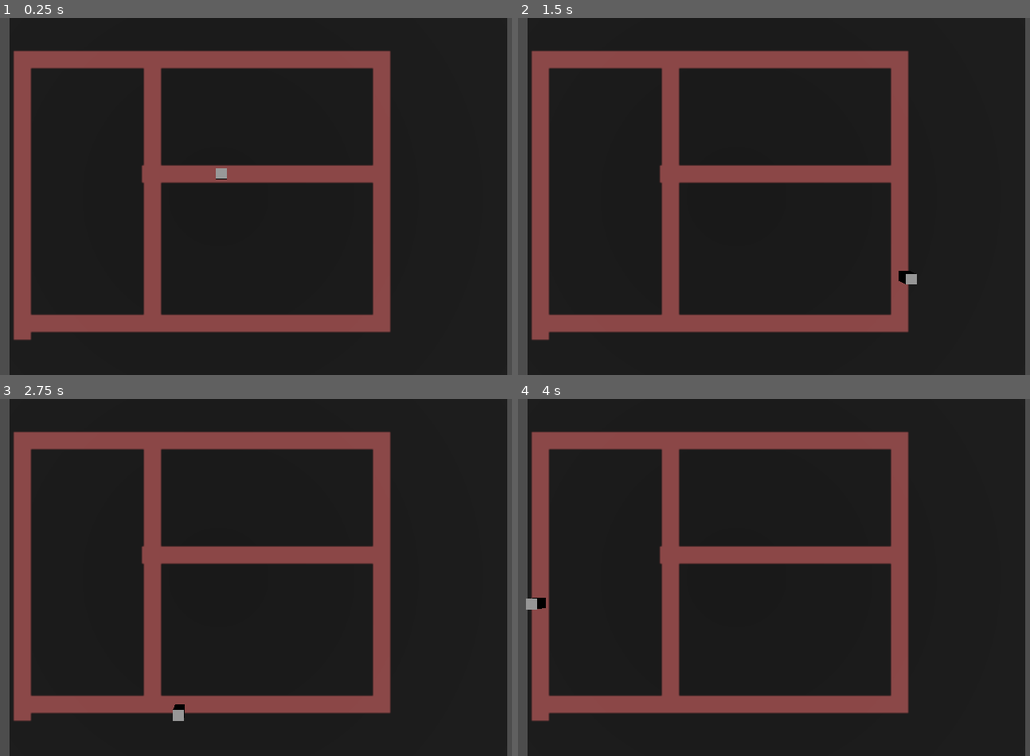
Above: before the commit, frames 1-4 (two rows, left to right).
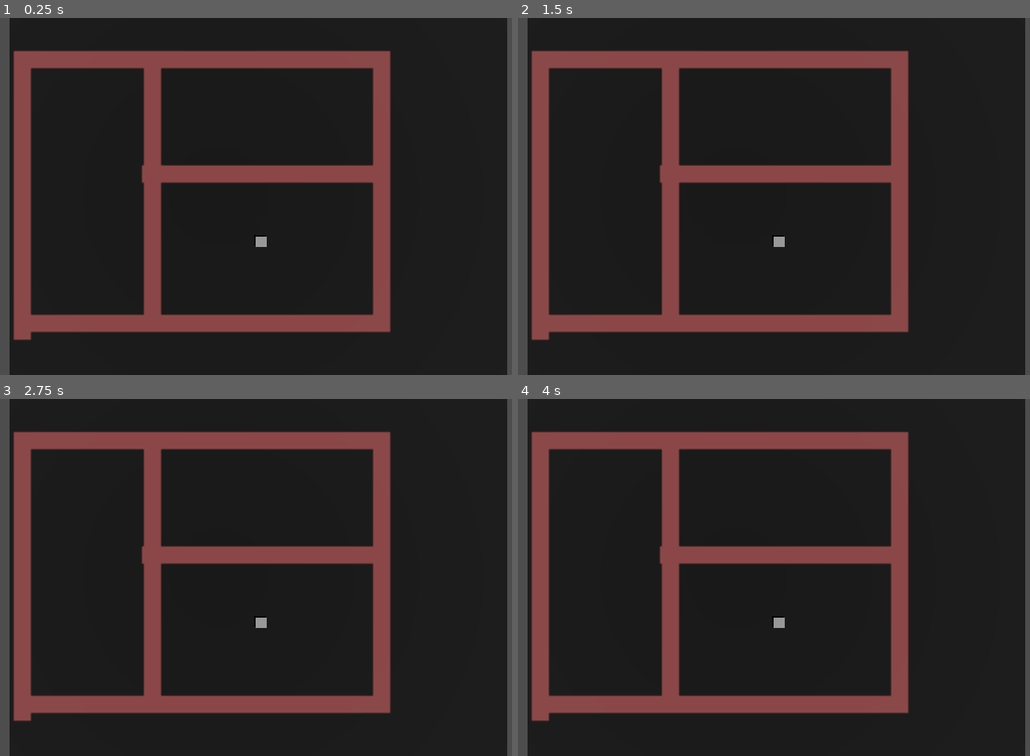
Above: after the commit, the same moments.

Repository: Frejbo/ATC-tower
Game: Godot game, scene res://airport.tscn
Two runs of this game, one before a commit and one after it. Both use one fixed random seed, a clock stepped at 60 frames per second and the inputs below.
Inputs:
- Up to frame 1 (0.25 s): no input
- Up to frame 2 (1.5 s): no input
- Up to frame 3 (2.75 s): no input
- Up to frame 4 (4 s): no input

The runs differ from the first frame. In frame 1, 0.1% of the frame differs, in the area x 42-53%, y 42-65%; in frame 2, 0.2%, in the area x 49-78%, y 60-75%; in frame 3, 0.2%; in frame 4, 0.2%.

Commit message:
aircraftMover now decides last exit point on each taxiway

Diff:
--- a/game/aircraftMover.gd
+++ b/game/aircraftMover.gd
@@ -4,24 +4,108 @@
 	set(val):
 		body = val
 		$Path3D/RemoteTransform3D.remote_path = val.get_path()
+@export var goal_position : Vector3 = Vector3(-26, 0, 5)
 
-@export var route = ["A", "B", "C"]
+@export var route : Array[String] = ["A", "C", "B"]
 
 var path : Curve3D = Curve3D.new()
 
 func _ready():
+	if not Game.taxiways.can_be_read:
+		await Game.taxiways.ready_to_be_read
 	$Path3D/RemoteTransform3D.remote_path = body.get_path()
 
-	#var pos = body.global_position
-	for taxiway_name in route:
-		var taxiway_curve : Curve3D = Game.taxiways.get_node(taxiway_name).curve
+	#print(closest_point(goal_position, Game.taxiways.get_node("B").curve))
+	#return
 
-		#for point in find_required_points_on_curve(taxiway_curve, pos):
-			#$Path3D.curve.add_point(point)
-			#pos = point
+	var detailed_taxi_route := [
+		{"taxiway_name":"E", "start_point":3, "passing_points":[3, 4, 5, 6, 7, 8], "end_point":8},
+		{"taxiway_name":"D", "start_point":0, "passing_points":[0, 1, 2], "end_point":2},
+		{"taxiway_name":"A", "start_point":8, "passing_points":[8, 7, 6, 5, 4, 3], "end_point":3}
+	]
 
-		for point_idx in taxiway_curve.point_count:
-			$Path3D.curve.add_point(taxiway_curve.get_point_position(point_idx))
+	# Calculates the destination point on each taxiway, meaning the last point they will pass on each taxiway before transitioning to next.
+	var current_point = closest_point(body.global_position, Game.taxiways.get_node(route[0]).curve)
+	var taxiway_destinations : Array
+	for taxiway_idx in range(route.size()):
+		var tw : taxiway = Game.taxiways.get_node(route[taxiway_idx])
+		if route.size()-1 >= taxiway_idx+1: # Next destination is a taxiway
+			# Find next point which has connection to next taxiway
+			var connection_point = find_closest_connecting_point(tw, current_point, route[taxiway_idx+1])
+			taxiway_destinations.append({"taxiway":tw, "last_point":connection_point})
+
+		else:
+			# Find closest point to goal pos on latest taxiway. Arrival point.
+			# TODO I think this will require a tesselated or baked curve
+			var closest_point_to_goal : int = closest_point(goal_position, tw.curve)
+			taxiway_destinations.append({"taxiway":tw, "last_point":closest_point_to_goal})
+		current_point = taxiway_destinations.back()["last_point"]
+
+	print("Taxiway destinations: ", taxiway_destinations)
+
+func set_path_from_positions(positions : Array[Vector3]) -> void:
+	for pos in positions:
+		path.add_point(pos)
+	$Path3D.curve = path
+
+## Returning closest available point with a transition to the given destination taxiway.
+func find_closest_connecting_point(tw : taxiway, origin_point : int, destination_taxiway_name : String) -> int:
+	var connecting_points : Array[int] = []
+	# Search every point in the taxiway
+	for point in tw.curve.point_count:
+		print("Checking point ", point, " on taxiway ", tw.name)
+		# If point has transition to destination_taxiway, add to connecting_points.
+		if has_transition_to(tw, point, destination_taxiway_name):
+			connecting_points.append(point)
+			print("Transition found!")
+
+	if connecting_points.is_empty():
+		printerr("Couldn't go from ", tw.name, " to ", destination_taxiway_name)
+
+	# Return the connecting point which is closest to origin_point.
+	return closest_number(origin_point, connecting_points)
+
+## Finding the number that is closest to "num" in an array of ints. If the array contains 2 points which area exactly the same distance, it will return the point which is first in the array.
+func closest_number(num : int, search : Array[int]) -> int:
+	if search.is_empty():
+		printerr("Search input was ", search, ", it has to be something. (in closest_numer(), aircraftMover.gd)")
+	var closest : int = -1
+	var closest_delta : int = abs(search[0]-num)
+	for i in search:
+		if closest == -1 or abs(i - num) < closest_delta:
+			closest_delta = abs(i - num)
+			closest = i
+	return closest
+
+## Returns the closest curve point index to position
+func closest_point(position : Vector3, curve : Curve3D) -> int:
+	var points : Array[Vector3]
+	for point : int in curve.point_count:
+		points.append(curve.get_point_position(point))
+
+	var closest_pos
+	var closest_distance : float
+	for p : Vector3 in points:
+		var current_distance := p.distance_to(position)
+		if closest_pos == null or current_distance < closest_distance:
+			closest_pos = p
+			closest_distance = current_distance
+	print(closest_distance)
+	return points.find(closest_pos)
+
+## Checks the given taxiway and returns true if the given point has a transition to the "to_point".
+func has_transition_to(start_taxiway : taxiway, from_point : int, end_taxiway_name : String, to_point : int = -1) -> bool:
+	for node in start_taxiway.get_children():
+		if not node.has_meta("from"): continue
+		if not node.get_meta("from_point") == from_point: continue
+		if not node.get_meta("to") == end_taxiway_name: continue
+		if to_point >= 0:
+			if not node.get_meta("to_point") == to_point: continue
+		return true
+	return false
+
+#func get_transition_from_to()
+
 
 ## Uses pathfinding to find the path on the given taxiway. From the point which is closest to "closest_start", to the point which is closest to "closest_end". The aircraft need to go via the returned points before going to "closest_end" point.
 #func find_required_points_on_curve(curve : Curve3D, closest_start : Vector3, goal_taxiway : taxiway) -> Array[Vector3]:
@@ -31,8 +115,17 @@
 	#var start : int = baked_curve.get_closest_point(closest_start)
 	#var end : int = baked_curve.get_baked_points(closest_end)
 
-func _process(delta):
-	print(.1 * delta)
-	$Path3D/PathFollow3D.progress += 20 * delta
-	body.position = $Path3D/PathFollow3D.position
-	print($Path3D/PathFollow3D.position)
+# om punkt har connection: hämta närmaste punkt på nya taxiway
+# räkna path från den taxiwayen
+# kolla får båda connections: om target punkten är inkluderad i nya pathen är det rätt håll
+
+# gå baklänges, om den hittar en transition som leder till "nästa"/den tidigare taxiwayen: spara punkten den är på och börja backa från den funna taxiwayen.
+# gå framlänges
+# du stöter på en connection med vägar till nästa taxiway: ta den transition som leder till punkten
+
+
+#func _process(delta):
+	#print(.1 * delta)
+	#$Path3D/PathFollow3D.progress += 20 * delta
+	#body.position = $Path3D/PathFollow3D.position
+	#print($Path3D/PathFollow3D.position)
--- a/game/airport.tscn
+++ b/game/airport.tscn
@@ -15,31 +15,24 @@
 
 [sub_resource type="Curve3D" id="Curve3D_jnqia"]
 _data = {
-"points": PackedVector3Array(0, 0, 0, 0, 0, 0, -8.40142, 0, -6.47977, 0, 0, 0, 0, 0, 0, 10.5238, 0, -6.35525),
-"tilts": PackedFloat32Array(0, 0)
+"points": PackedVector3Array(0, 0, 0, 0, 0, 0, 8.13471, 0, -6.89658, 0, 0, 0, 0, 0, 0, -8.60536, 0, -6.42458, 0, 0, 0, 0, 0, 0, -12.8848, 0, -6.36165, 0, 0, 0, 0, 0, 0, -22.1988, 0, -6.23579),
+"tilts": PackedFloat32Array(0, 0, 0, 0)
 }
-point_count = 2
+point_count = 4
 
 [sub_resource type="Curve3D" id="Curve3D_mhxgj"]
 _data = {
-"points": PackedVector3Array(0, 0, 0, 0, 0, 0, 12.5724, 0, -4.36464, 0.670497, 0, -0.770047, -0.670497, 0, 0.770047, 12.3674, 0, 8.35426, 0, 0, 0, 0, 0, 0, -9.45494, 0, 8.75269, 0, 0, 0, 0, 0, 0, -12.1327, 0, 8.75269, 1.23119, 0, 1.14373, -1.23119, 0, -1.14373, -23.0215, 0, 7.96015, 0, 0, 0, 0, 0, 0, -23.721, 0, -16.304),
+"points": PackedVector3Array(0, 0, 0, 0, 0, 0, 12.4771, 0, -4.22195, 0.670497, 0, -0.770047, -0.670497, 0, 0.770047, 12.3674, 0, 8.35426, 0, 0, 0, 0, 0, 0, -9.45494, 0, 8.75269, 0, 0, 0, 0, 0, 0, -12.1327, 0, 8.75269, 1.23119, 0, 1.14373, -1.23119, 0, -1.14373, -23.0215, 0, 7.96015, 0, 0, 0, 0, 0, 0, -23.6777, 0, -15.7071),
 "tilts": PackedFloat32Array(0, 0, 0, 0, 0, 0)
 }
 point_count = 6
 
 [sub_resource type="Curve3D" id="Curve3D_6cqcx"]
 _data = {
-"points": PackedVector3Array(0, 0, 0, 0, 0, 0, -10.7719, 0, -15.2594, 0, 0, 0, 0, 0, 0, -10.7719, 0, -8.10413, 0, 0, 0, 0, 0, 0, -10.6841, 0, -5.47025, 0, 0, 0, 0, 0, 0, -10.6402, 0, 6.90898),
+"points": PackedVector3Array(0, 0, 0, 0, 0, 0, -10.7719, 0, -15.2594, 0, 0, 0, 0, 0, 0, -10.7451, 0, -8.65869, 0, 0, 0, 0, 0, 0, -10.7451, 0, -3.59262, 0, 0, 0, 0, 0, 0, -10.6402, 0, 6.90898),
 "tilts": PackedFloat32Array(0, 0, 0, 0)
 }
 point_count = 4
-
-[sub_resource type="Curve3D" id="Curve3D_fkuea"]
-_data = {
-"points": PackedVector3Array(0, 0, 0, 0, 0, 0, -22.6682, 0, -17.8934, 0, 0, 0, 0, 0, 0, -12.3765, 0, -17.8024, 0, 0, 0, 0, 0, 0, -9.55106, 0, -17.5883, 0, 0, 0, 0, 0, 0, 12.5291, 0, -18.2694, 0, 0, 0, 0, 0, 0, 12.658, 0, -7.14726),
-"tilts": PackedFloat32Array(0, 0, 0, 0, 0)
-}
-point_count = 5
 
 [node name="airport" type="Node3D"]
 
@@ -55,12 +48,13 @@
 
 [node name="taxiways" type="Node" parent="."]
 script = ExtResource("3_hn8jm")
+show_taxiways = true
 
 [node name="A" type="Path3D" parent="taxiways"]
 curve = SubResource("Curve3D_jnqia")
 script = ExtResource("2_0itsb")
 taxiway_name = "A"
-connection_sizes = Array[float]([2.0, 2.0])
+connection_sizes = Array[float]([2.0, 2.0, 2.0, 2.0])
 polygon_shape = PackedVector2Array(-0.1, -0.1, 0.1, -0.1, 0.1, 0.1, -0.1, 0.1)
 
 [node name="B" type="Path3D" parent="taxiways"]
@@ -77,18 +71,13 @@
 connection_sizes = Array[float]([2.0, 2.0, 2.0, 2.0])
 polygon_shape = PackedVector2Array(-0.1, -0.1, 0.1, -0.1, 0.1, 0.1, -0.1, 0.1)
 
-[node name="E" type="Path3D" parent="taxiways"]
-curve = SubResource("Curve3D_fkuea")
-script = ExtResource("2_0itsb")
-taxiway_name = "E"
-connection_sizes = Array[float]([2.0, 2.0, 2.0, 2.0, 2.0])
-polygon_shape = PackedVector2Array(-0.1, -0.1, 0.1, -0.1, 0.1, 0.1, -0.1, 0.1)
-
-[node name="aircraft" parent="." instance=ExtResource("5_72elt")]
-transform = Transform3D(0.00176652, 0, -0.999998, 0, 1, 0, 0.999998, 0, 0.00176652, 8.29171, 0, -6.50989)
-
 [node name="Camera3D" type="Camera3D" parent="."]
 transform = Transform3D(1, 0, 0, 0, -4.37114e-08, 1, 0, -1, -4.37114e-08, -3.99855, 22.4258, -4.28271)
 
 [node name="DirectionalLight3D" type="DirectionalLight3D" parent="."]
 transform = Transform3D(1, 0, 0, 0, -4.37114e-08, 1, 0, -1, -4.37114e-08, 0, 0, 0)
+
+[node name="aircraft" parent="." instance=ExtResource("5_72elt")]
+
+[node name="Marker3D" type="Marker3D" parent="."]
+transform = Transform3D(1, 0, 0, 0, 1, 0, 0, 0, 1, -26, 0, -10)
--- a/game/taxiway.tscn
+++ b/game/taxiway.tscn
@@ -1,23 +1,16 @@
-[gd_scene load_steps=5 format=3 uid="uid://bcmktaqog5tb6"]
+[gd_scene load_steps=3 format=3 uid="uid://bcmktaqog5tb6"]
 
 [ext_resource type="Script" path="res://taxiway_node.gd" id="1_0gnd1"]
 
 [sub_resource type="Curve3D" id="Curve3D_ra0vl"]
 
-[sub_resource type="SphereShape3D" id="SphereShape3D_4hx53"]
-radius = 2.0
-
-[sub_resource type="SphereShape3D" id="SphereShape3D_crsyw"]
-radius = 2.0
-
 [node name="taxiway" type="Path3D"]
 curve = SubResource("Curve3D_ra0vl")
 script = ExtResource("1_0gnd1")
-connection_sizes = Array[float]([2.0, 2.0, 2.0])
 polygon_shape = PackedVector2Array(-0.2, -0.2, 0.2, -0.2, 0.2, 0.2, -0.2, 0.2)
 metadata/_edit_group_ = true
 
-[node name="@CSGPolygon3D@101822" type="CSGPolygon3D" parent="."]
+[node name="@CSGPolygon3D@23707" type="CSGPolygon3D" parent="."]
 transparency = 0.5
 polygon = PackedVector2Array(-0.2, -0.2, 0.2, -0.2, 0.2, 0.2, -0.2, 0.2)
 mode = 2
@@ -30,15 +23,3 @@
 path_continuous_u = true
 path_u_distance = 1.0
 path_joined = false
-
-[node name="0" type="Area3D" parent="."]
-transform = Transform3D(1, 0, 0, 0, 1, 0, 0, 0, 1, 9.09426, 0, 15.5018)
-
-[node name="@CollisionShape3D@101824" type="CollisionShape3D" parent="0"]
-shape = SubResource("SphereShape3D_4hx53")
-
-[node name="1" type="Area3D" parent="."]
-transform = Transform3D(1, 0, 0, 0, 1, 0, 0, 0, 1, 4.88805, 0, 12.19)
-
-[node name="@CollisionShape3D@101826" type="CollisionShape3D" parent="1"]
-shape = SubResource("SphereShape3D_crsyw")
--- a/game/taxiway_node.gd
+++ b/game/taxiway_node.gd
@@ -83,6 +83,7 @@
 		await get_tree().physics_frame
 	connect_to_nearby()
 
+
 func create_area(pos : Vector3, area_name : String) -> Area3D:
 	if ignore_areas: return
 
@@ -108,6 +109,8 @@
 
 
 func update_areas() -> void:
+	position = Vector3.ZERO # position can fuck things up
+
 	if !curve: return
 	var curve_points : Array[int] = []
 	for i in curve.point_count:
@@ -194,6 +197,10 @@
 				transition_taxiway.ignore_areas = true
 				add_child(transition_taxiway)
 				transition_taxiway.owner = self
+				transition_taxiway.set_meta("from", name)
+				transition_taxiway.set_meta("to", target_area.get_parent().name)
+				transition_taxiway.set_meta("from_point", area.name.to_int())
+				transition_taxiway.set_meta("to_point", target_area.name.to_int())
 			transition_taxiway.curve = transition_curve
 			valid_transitioning_taxiways.append(transition_taxiway)
 
--- a/game/taxiways.gd
+++ b/game/taxiways.gd
@@ -1,5 +1,24 @@
+@tool
 extends Node
 
+@export var show_taxiways : bool:
+	set(val):
+		show_taxiways = val
+		for node in get_children():
+			if not node is taxiway: continue
+			node.visible = val
 
 func _enter_tree():
+	if Engine.is_editor_hint(): return
 	Game.taxiways = self
+
+	for i in range(3):
+		await get_tree().physics_frame
+	can_be_read = true
+
+signal ready_to_be_read
+var can_be_read : bool = false:
+	set(val):
+		can_be_read = val
+		if val:
+			ready_to_be_read.emit()
--- a/game/test curve.gd
+++ b/game/test curve.gd
@@ -2,7 +2,7 @@
 
 func _ready() -> void:
 	var curve : Curve3D = $Path3D.curve
-	var points = curve.sample(0, .5)
+	var points = curve.tessellate_even_length(2, .2)
 	print(points)
 
 	for point in points:
--- a/game/test scene.tscn
+++ b/game/test scene.tscn
@@ -4,10 +4,10 @@
 
 [sub_resource type="Curve3D" id="Curve3D_m88jh"]
 _data = {
-"points": PackedVector3Array(0, 0, 0, 0, 0, 0, -0.990815, 0, 0, 0, 0, 0, 0, 0, 0, 1.02496, 0, 0, 0, 0, 0, 0, 0, 0, 1.99733, 0, -0.983945, 0, 0, 0, 0, 0, 0, 1.9981, 0, -2.96621, 0, 0, 0, 0, 0, 0, 3.4621, 0, -2.34513, 0, 0, 0, 0, 0, 0, 3.31161, 0, -1.52904, 0, 0, 0, 0, 0, 0, 3.79201, 0, -0.585608, 0, 0, 0, 0, 0, 0, 3.51419, 0, 0.0105475, 0, 0, 0, 0, 0, 0, 2.00918, 0, 0, -1, 0, 0, 0, 0, 0, 3.00918, 0, 1, 0, 0, 0, 0, 0, 0, 4.00918, 0, 1),
-"tilts": PackedFloat32Array(0, 0, 0, 0, 0, 0, 0, 0, 0, 0, 0)
+"points": PackedVector3Array(0, 0, 0, 0, 0, 0, -0.990815, 0, 0, 0, 0, 0, 0, 0, 0, 1.02496, 0, 0, 0, 0, 0, 0, 0, 0, 2.00918, 0, 1, 0, 0, 0, 0, 0, 0, 2.02787, 0, 1.98857, 0, 0, 0, 0, 0, 0, 0.974709, 0, 2.00882, 0, 0, 0, 0, 0, 0, 0.00256169, 0, 1.99532, 0, 0, 0, 0, 0, 0, -1.01009, 0, 1.96831),
+"tilts": PackedFloat32Array(0, 0, 0, 0, 0, 0, 0)
 }
-point_count = 11
+point_count = 7
 
 [node name="Node3D" type="Node3D"]
 script = ExtResource("1_nwqq6")
Not shown: 1 places in game/airport.tscn that only renumber resources
